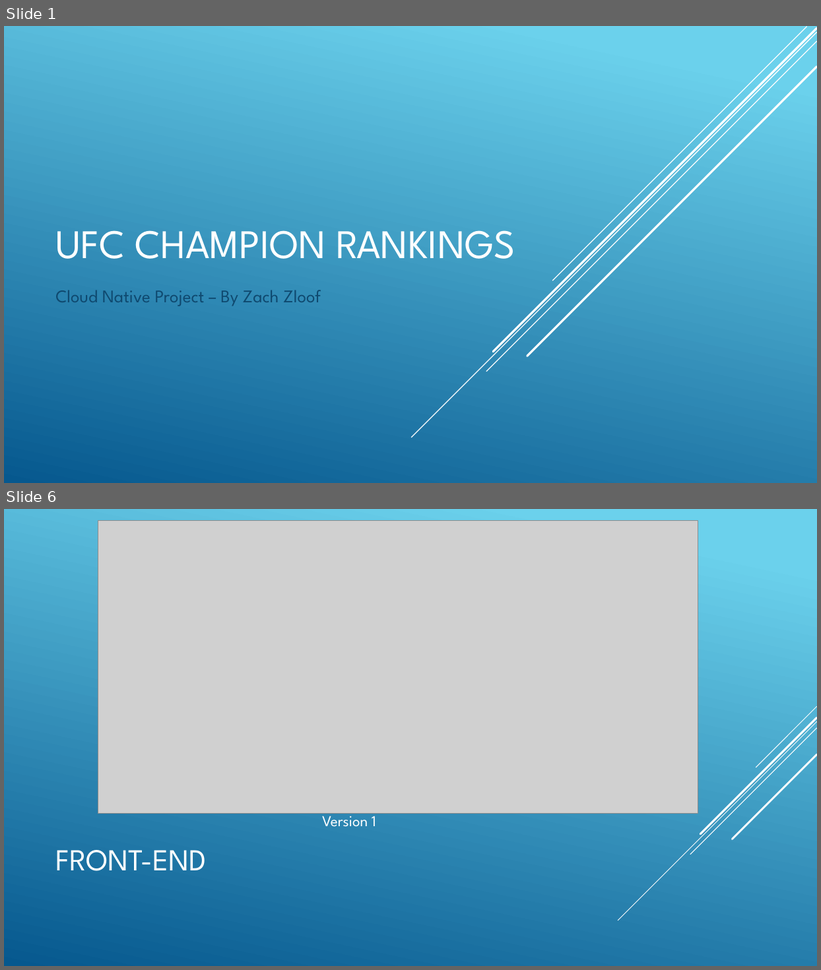
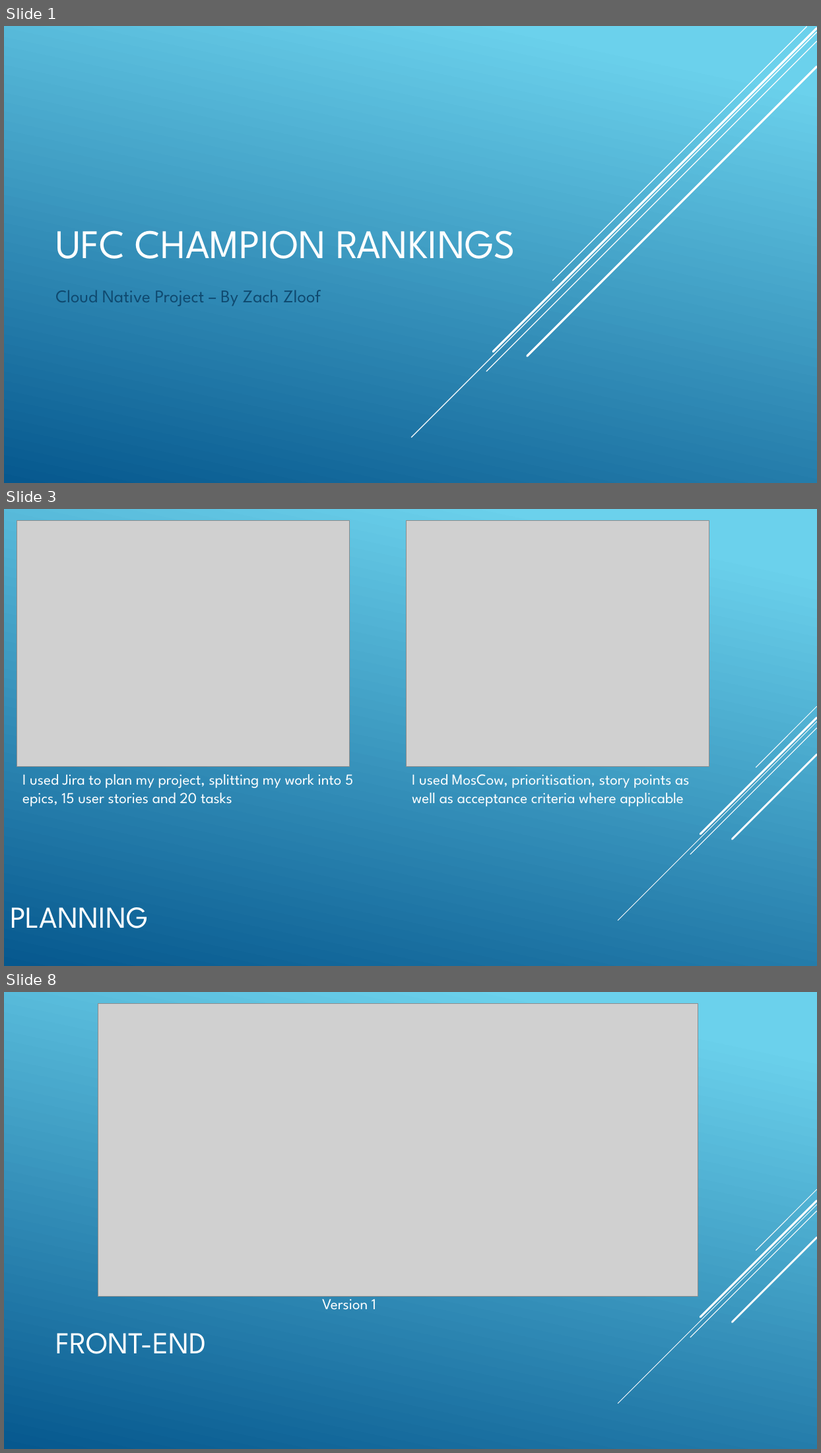
Before and after one commit to zachzloof/zachzloof_assessment2, a slide deck: documentation/presentation/presentation.pptx. Shown one above the other, each under a label of ours: slides 1 and 6 before the commit, slides 1, 3 and 8 after it; the slides between them are not shown. The pictures are 821x970 and 821x1453 pixels, drawn with LibreOffice and Linux fonts; fonts in the diff are those of the drawing; grey boxes stand for pictures. Boxes give left, top, right and bottom in pixels: in the first picture for what was removed or moved away, otherwise in the second. Text is boxed around its words. In the diff, an @@ line names an element or a change of style, - is before the commit and + after.

```diff
--- a/documentation/presentation/presentation.pptx
+++ b/documentation/presentation/presentation.pptx
@@ slide 3 added at [4,509,817,966], background gradient #6ED2EB to #06588E; not listed: 5 template elements that a slide beside it also shows @@
@@ picture added at [17,521,350,767] @@
@@ picture added at [406,521,709,767] @@
@@ text added at [22,774,353,807], 18 pt, text #FFFFFF @@
+I used Jira to plan my project, splitting my work into 5 epics, 15 user stories and 20 tasks
@@ text added at [412,774,689,807], 18 pt, text #FFFFFF @@
+I used MosCow, prioritisation, story points as well as acceptance criteria where applicable
@@ title added at [10,908,148,929], 36 pt, text #FFFFFF @@
+PLANNING
@@ what was slide 6 is now slide 8 @@
```
Also in this commit, not shown: 2 slides changed, 8 other slides added, 5 slides removed, 4 other files.
